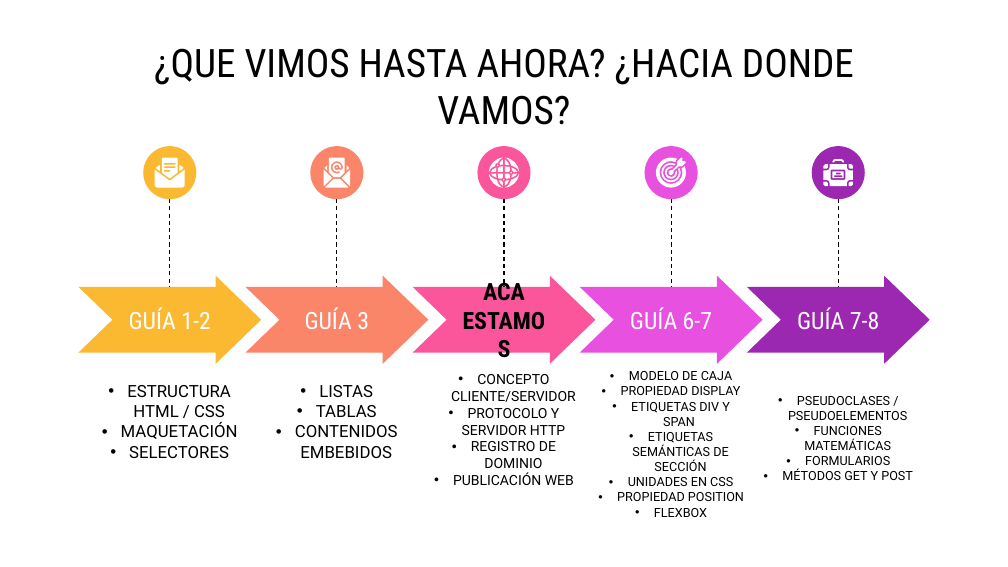
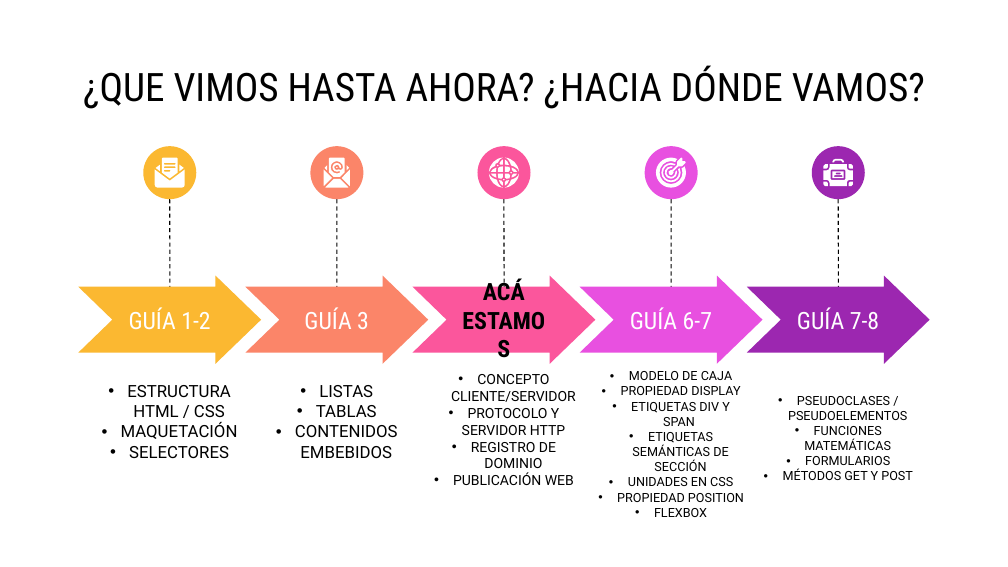
Before and after one commit to marianomorel/maestria-repo, a slide deck: slide 5 of Concurso - TIA - Regular/INFOGRAFIA - CONCURSO - MARIANO MOREL.pptx. Drawn at 1008x567 pixels with LibreOffice and Linux fonts; fonts in the diff are those of the drawing. Boxes give left, top, right and bottom in pixels: in the first picture for what was removed or moved away, otherwise in the second. Text is boxed around its words. In the diff, an @@ line names an element or a change of style, - is before the commit and + after.

```diff
--- a/Concurso - TIA - Regular/INFOGRAFIA - CONCURSO - MARIANO MOREL.pptx
+++ b/Concurso - TIA - Regular/INFOGRAFIA - CONCURSO - MARIANO MOREL.pptx
@@ title at bbox=[83, 65, 925, 109]: text changed @@
-¿QUE VIMOS HASTA AHORA? ¿HACIA DONDE VAMOS?
+¿QUE VIMOS HASTA AHORA? ¿HACIA DÓNDE VAMOS?
@@ freeform shape at bbox=[329, 157, 345, 176]: outline redrawn @@
@@ freeform shape at bbox=[824, 164, 853, 186]: outline redrawn @@
@@ line removed from (169, 200) to (169, 292) @@
@@ freeform shape added at bbox=[169, 200, 169, 292], outline #000000 0.75 pt dashed @@
@@ line removed from (337, 200) to (337, 292) @@
@@ freeform shape added at bbox=[337, 200, 337, 292], outline #000000 0.75 pt dashed @@
@@ line removed from (504, 200) to (504, 292) @@
@@ freeform shape added at bbox=[504, 200, 504, 292], outline #000000 0.75 pt dashed @@
@@ line removed from (671, 200) to (671, 292) @@
@@ freeform shape added at bbox=[671, 200, 671, 292], outline #000000 0.75 pt dashed @@
@@ text in notched right arrow at bbox=[483, 279, 525, 301]: text changed @@
-ACA ESTAMOS
+ACÁ ESTAMOS
```
Also in this commit, not shown: 37 other slides changed, 6 slides added, 7 other files.
